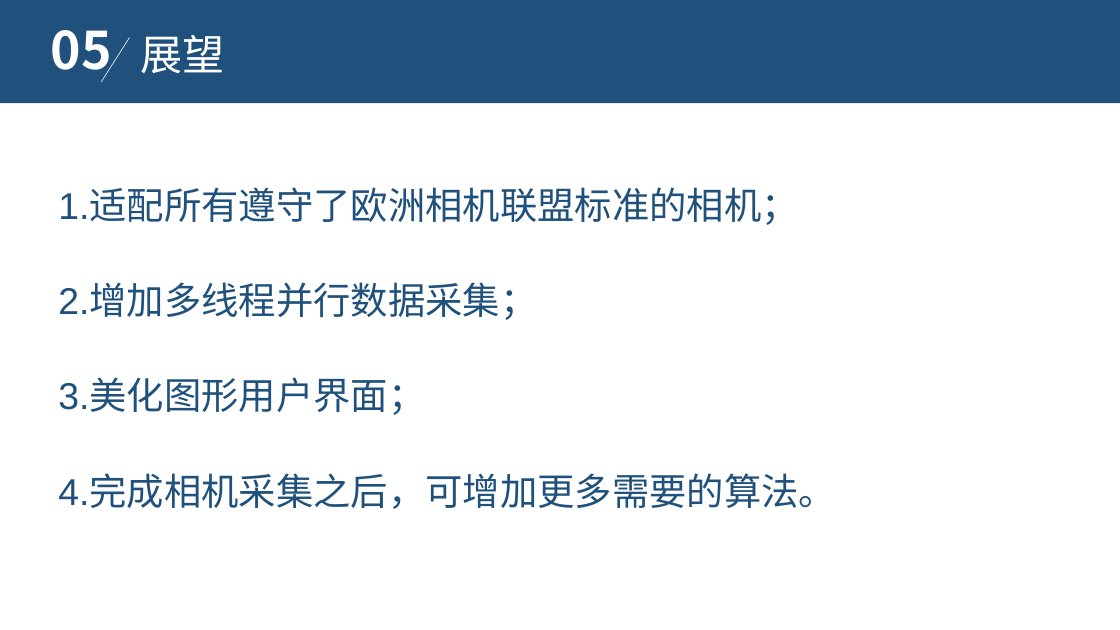
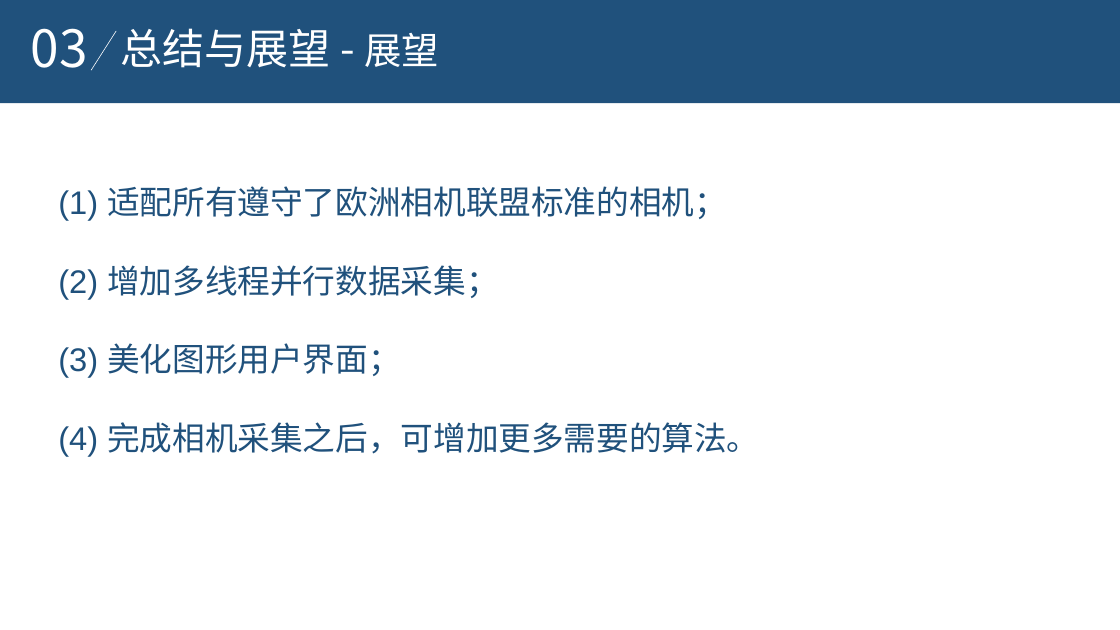
Before and after one commit to aihes/PylonCamera, a slide deck: slide 12 of paper/激光散斑系统CCD相机数据采集控制软件设计.ppt (slide 17 before the commit). Drawn at 1120x630 pixels with LibreOffice and Linux fonts; fonts in the diff are those of the drawing; background and template pictures are left out. Boxes give left, top, right and bottom in pixels: in the first picture for what was removed or moved away, otherwise in the second. Text is boxed around its words. In the diff, an @@ line names an element or a change of style, - is before the commit and + after.

```diff
--- a/paper/激光散斑系统CCD相机数据采集控制软件设计.ppt
+++ b/paper/激光散斑系统CCD相机数据采集控制软件设计.ppt
@@ text added at [31,28,88,68], 44 pt, text #FFFFFF @@
+03
@@ text at [121,28,439,68]: text changed @@
-展望
+总结与展望 - 展望
@@ text removed at [51,30,112,82] @@
-05
@@ line moved from (129, 38) - (101, 82) to (116, 31) - (91, 71) @@
@@ text at [58,186,759,456]: text changed; size 32 to 28 pt @@
-1.适配所有遵守了欧洲相机联盟标准的相机；
-2.增加多线程并行数据采集；
-3.美化图形用户界面；
-4.完成相机采集之后，可增加更多需要的算法。
+(1) 适配所有遵守了欧洲相机联盟标准的相机；
+(2) 增加多线程并行数据采集；
+(3) 美化图形用户界面；
+(4) 完成相机采集之后，可增加更多需要的算法。
```
Also in this commit, not shown: 9 other slides changed, 2 slides added, 7 slides removed, 4 other files.
